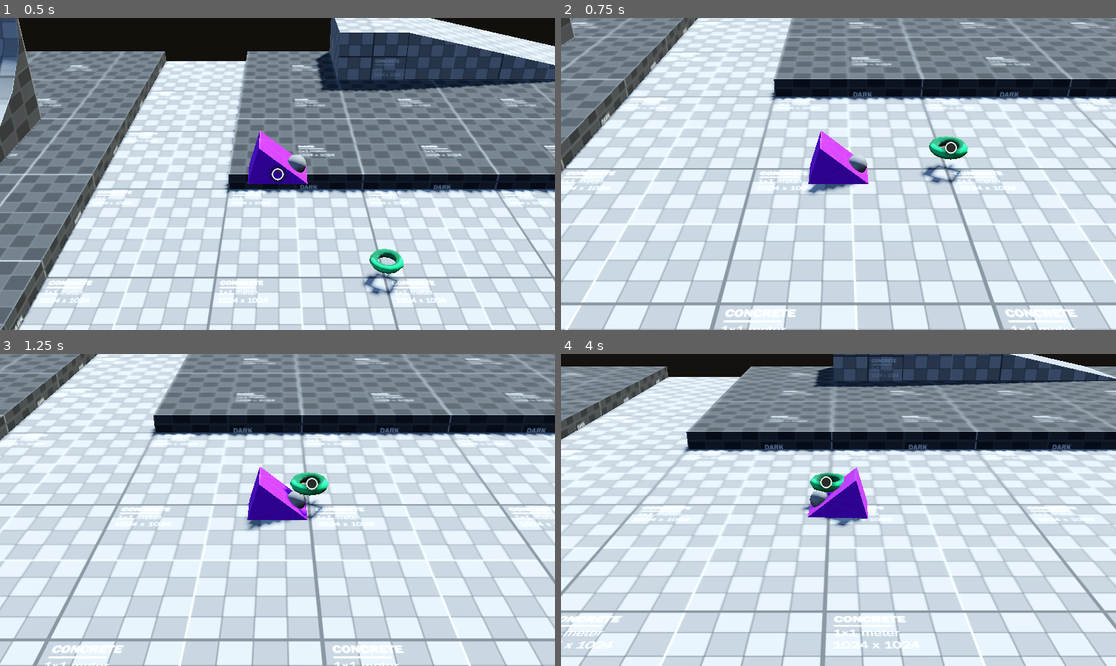
Above: before the commit, frames 1-4 (two rows, left to right).
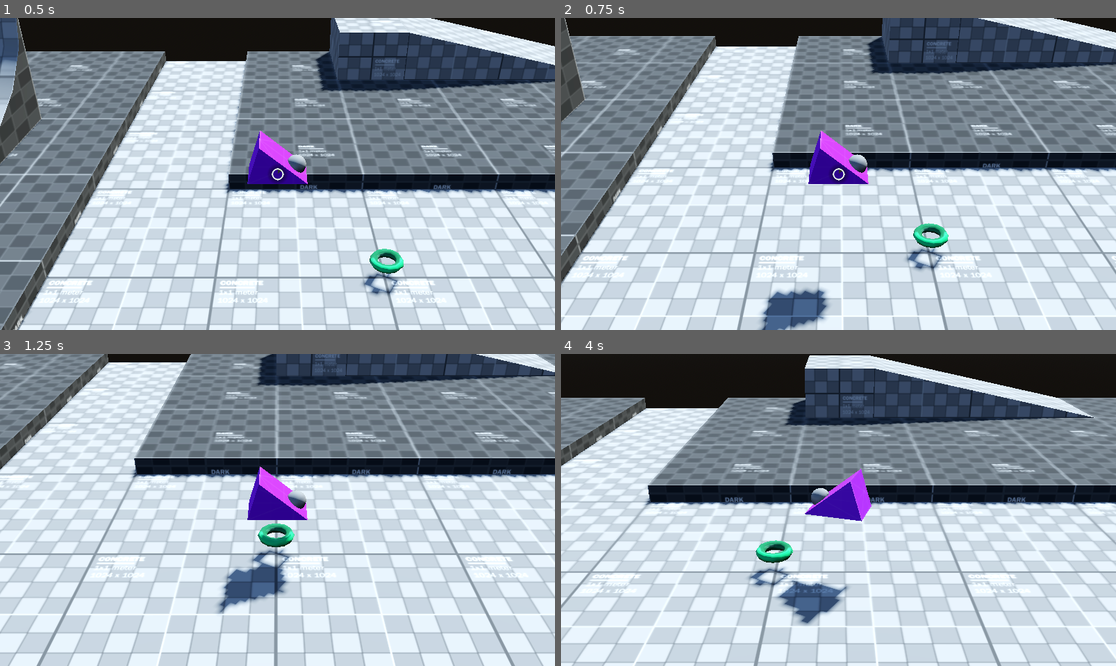
Above: after the commit, the same moments.

Repository: lithopsiouu/you-rat
Game: Godot game, scene res://Scenes/test/main test room.tscn
Same seed, same stepped clock (60 frames per second), same inputs: the game is played once before the commit and once after it.
Inputs (mouse positions are in pixels of both pictures, inside the frame that each line leads up to):
- Up to frame 1 (0.5 s): no input
- Up to frame 2 (0.75 s): tap Enter at 0.5 s; move the mouse to (960, 158) at 0.52 s; hold D (move_right) from 0.53 s (still down); tap Space (jump) at 0.6 s
- Up to frame 3 (1.25 s): keep holding D (move_right); tap Space (jump) at 0.77, 1.07 s
- Up to frame 4 (4 s): move the mouse to (727, 525) at 1.27 s; release D (move_right) at 1.28 s; hold S (move_backward) 1.28-2.03 s; click (727, 525) at 1.35 s; tap Space (jump) at 1.52, 1.55, 1.82, 2.3, 3.02, 3.05, 3.32, 3.77, 3.8 s; move the mouse to (894, 441) at 2.02 s; hold D (move_right) 2.03-2.78 s; tap Down (rotate_cam_down) at 2.1 s; move the mouse to (810, 572) at 2.77 s; hold W (move_forward) 2.78-3.53 s; tap Left (rotate_cam_left) at 2.85 s; move the mouse to (1005, 556) at 3.52 s; hold A (move_left) from 3.53 s (still down); tap Right (rotate_cam_right) at 3.6 s

Frame 1 is identical in both runs. In frame 2, 67% of the frame differs, in the area x 0-100%, y 0-100%; in frame 3, 59%; in frame 4, 64%.

Commit message:
add jumping and falling states
- added coyote time component
- updated component to include can_skip
- updated State to include can_skip

Diff:
--- a/Assets/Entities/rigidbody_player.tscn
+++ b/Assets/Entities/rigidbody_player.tscn
@@ -4,11 +4,13 @@
 [ext_resource type="Script" uid="uid://disy7vfpou6kx" path="res://Scripts/Interaction/player_input.gd" id="3_twv4y"]
 [ext_resource type="Script" uid="uid://q3q2nmv7strx" path="res://Scripts/Utility/rotate_to_velocity.gd" id="3_vghrk"]
 [ext_resource type="Script" uid="uid://cotfsu52ght42" path="res://Scripts/Interaction/interactor.gd" id="4_twv4y"]
+[ext_resource type="Script" uid="uid://ck1w8k4pcu6ou" path="res://Scripts/Utility/coyote_time.gd" id="4_y5fkf"]
 [ext_resource type="Script" uid="uid://ba8rfquaevxua" path="res://Scripts/Interaction/StateMachine/StateMachine.gd" id="7_51qsa"]
 [ext_resource type="Texture2D" uid="uid://b3sr0njonqdba" path="res://Assets/Materials/Textures/Dev/Editor Icon/trimolt__0002_player-copy.png" id="7_vghrk"]
 [ext_resource type="Script" uid="uid://utge17tu8aum" path="res://Scripts/Interaction/StateMachine/Character/idle.gd" id="8_vghrk"]
 [ext_resource type="Script" uid="uid://4au3baac81ma" path="res://Scripts/Interaction/StateMachine/Character/walking.gd" id="9_vghrk"]
 [ext_resource type="Script" uid="uid://01ga8bbfkunt" path="res://Scripts/Interaction/StateMachine/Character/falling.gd" id="10_1kggj"]
+[ext_resource type="Script" uid="uid://cggutx8t7paof" path="res://Scripts/Interaction/StateMachine/Character/jumping.gd" id="10_y5fkf"]
 
 [sub_resource type="SphereShape3D" id="SphereShape3D_b2tom"]
 radius = 0.05
@@ -32,6 +34,9 @@
 axis_lock_angular_x = true
 axis_lock_angular_y = true
 axis_lock_angular_z = true
+wall_min_slide_angle = 0.61086524
+floor_stop_on_slope = false
+floor_constant_speed = true
 platform_floor_layers = 3
 
 [node name="CollisionShape3D" type="CollisionShape3D" parent="." unique_id=398310535]
@@ -57,6 +62,11 @@
 script = ExtResource("3_vghrk")
 target = NodePath("../..")
 metadata/_custom_type_script = "uid://q3q2nmv7strx"
+
+[node name="CoyoteTime" type="Node" parent="Components" unique_id=1339682714 node_paths=PackedStringArray("target")]
+script = ExtResource("4_y5fkf")
+target = NodePath("../..")
+metadata/_custom_type_script = "uid://ck1w8k4pcu6ou"
 
 [node name="Interactor" type="Area3D" parent="." unique_id=1258362062 node_paths=PackedStringArray("player_input")]
 script = ExtResource("4_twv4y")
@@ -90,11 +100,20 @@
 body = NodePath("../..")
 input = NodePath("../../Components/PlayerInput")
 rotator = NodePath("../../Components/RotateToVelocity")
+move_speed = 1.5
 metadata/_custom_type_script = "uid://cvpyonm16wyst"
 
-[node name="Falling" type="Node" parent="StateMachine" unique_id=868240921 node_paths=PackedStringArray("body", "input", "rotator")]
+[node name="Falling" type="Node" parent="StateMachine" unique_id=868240921 node_paths=PackedStringArray("body", "input", "rotator", "coyote")]
 script = ExtResource("10_1kggj")
 body = NodePath("../..")
 input = NodePath("../../Components/PlayerInput")
 rotator = NodePath("../../Components/RotateToVelocity")
+coyote = NodePath("../../Components/CoyoteTime")
 metadata/_custom_type_script = "uid://01ga8bbfkunt"
+
+[node name="Jumping" type="Node" parent="StateMachine" unique_id=1236269333 node_paths=PackedStringArray("body", "input", "rotator")]
+script = ExtResource("10_y5fkf")
+body = NodePath("../..")
+input = NodePath("../../Components/PlayerInput")
+rotator = NodePath("../../Components/RotateToVelocity")
+metadata/_custom_type_script = "uid://cggutx8t7paof"
--- a/Scenes/test/main test room.tscn
+++ b/Scenes/test/main test room.tscn
@@ -34,6 +34,12 @@
 [sub_resource type="CylinderShape3D" id="CylinderShape3D_sckfr"]
 height = 0.25
 radius = 0.25
+
+[sub_resource type="BoxShape3D" id="BoxShape3D_q54yq"]
+size = Vector3(0.2, 1.8000001, 0.8)
+
+[sub_resource type="BoxShape3D" id="BoxShape3D_of0ke"]
+size = Vector3(0.2, 1.9, 2.8)
 
 [node name="Node3D" type="Node3D" unique_id=948944063]
 
@@ -151,3 +157,21 @@
 rotation_speed_x = 0.035
 gimbal_max_x = -35.0
 gimbal_min_x = -20.0
+
+[node name="ClimbArea" type="Area3D" parent="." unique_id=1955000311]
+transform = Transform3D(1, 0, 0, 0, 1, 0, 0, 0, 1, -2.6000001, 2.1000001, -3.5)
+collision_layer = 0
+
+[node name="CollisionShape3D" type="CollisionShape3D" parent="ClimbArea" unique_id=1012446527]
+transform = Transform3D(1, 0, 0, 0, 1, 0, 0, 0, 1, 0, -0.89999986, 0)
+shape = SubResource("BoxShape3D_q54yq")
+debug_color = Color(1.353256, 0.90830946, 0, 0.78431374)
+
+[node name="ClimbArea2" type="Area3D" parent="." unique_id=1774568551]
+transform = Transform3D(1, 0, 0, 0, 1, 0, 0, 0, 1, -2.6000001, 3.1000001, -3.5)
+collision_layer = 0
+
+[node name="CollisionShape3D" type="CollisionShape3D" parent="ClimbArea2" unique_id=536479988]
+transform = Transform3D(1, 0, 0, 0, 1, 0, 0, 0, 1, 0, -0.049999714, 1)
+shape = SubResource("BoxShape3D_of0ke")
+debug_color = Color(1.353256, 0.90830946, 0, 0.78431374)
--- a/Scripts/Interaction/StateMachine/Character/falling.gd
+++ b/Scripts/Interaction/StateMachine/Character/falling.gd
@@ -2,17 +2,28 @@
 
 ## State for falling
 
+@export_subgroup("Connections")
 @export var body: CharacterBody3D
 @export var input: PlayerInput
 @export var rotator: RotateToVelocity ## Node that rotates the [param body] to velocity.
-
+@export var coyote: CoyoteTime ## Node that tracks coyote time after leaving the ground.
 
 @export_subgroup("Falling Settings")
-@export var move_speed: float = 0.2 ## Speed at which the player moves in the air.
+@export var move_influence: float = 0.8 ## Speed at which the player moves in the air.
+@export var gravity_power: float = 12 ## Multiplies speed of when gravity takes effect
+
+var _can_jump: bool = false ## Value that determines ability to jump in the air.
+var _jump_pressed: bool = false ## Value changing to match [signal PlayerInput.jumping].
 
 func enter() -> void:
 	check_valid_node(body)
 	check_valid_node(input)
+	check_valid_node(rotator)
+	check_valid_node(coyote, true)
+
+	input.jumping.connect(_set_jump_pressed)
+	if coyote != null:
+		coyote.coyote_changed.connect(_set_can_jump)
 
 func physics_update(_delta: float) -> void:
 	var move_dir = input.move_dir
@@ -24,8 +35,10 @@
 
 		else:
 			state_machine.change_state("Idle")
+	elif _jump_pressed and _can_jump:
+		state_machine.change_state("Jumping")
 	else:
-		move(move_dir)
+		move(move_dir, _delta)
 
 		if _get_is_moving(move_dir):
 			rotator.rotate(_delta)
@@ -35,11 +48,30 @@
 func _get_is_moving(dir: Vector2) -> bool:
 	return abs(dir.length()) > 0.0
 
-## Sets [RigidBody3D.velocity] to [param dir] times [param speed] plus [code]gravity[/code].
-func move(dir: Vector2) -> void:
-	var move_vel: Vector3 = Vector3(dir.x, 0.0, dir.y) * move_speed
+
+## Sets [member RigidBody3D.velocity] to [param dir] times [param speed] plus [code]gravity[/code].
+func move(dir: Vector2, _delta: float) -> void:
+	var move_vel: Vector3 = Vector3(dir.x, 0.0, dir.y) * move_influence
 	var force: Vector3 = move_vel + body.get_gravity()
 
-	body.velocity = force
+	body.velocity = _move_vector(body.velocity, force, _delta)
 
 	body.move_and_slide()
+
+## Called when [param coyote] emits [signal CoyoteTime.coyote_changed].
+func _set_can_jump(value: bool) -> void:
+	_can_jump = value
+
+## Called when [param input] emits [signal PlayerInput.jumping].
+func _set_jump_pressed(value: bool) -> void:
+	_jump_pressed = value
+
+## Returns [param current] moved by [param speed] to [param target].
+func _move_vector(current: Vector3, target: Vector3, speed: float) -> Vector3:
+	var moved_vel: Vector3 = Vector3.ZERO
+
+	moved_vel.x = move_toward(current.x, target.x, speed * gravity_power)
+	moved_vel.y = move_toward(current.y, target.y, speed * gravity_power)
+	moved_vel.z = move_toward(current.z, target.z, speed * gravity_power)
+
+	return moved_vel
--- a/Scripts/Interaction/StateMachine/Character/idle.gd
+++ b/Scripts/Interaction/StateMachine/Character/idle.gd
@@ -2,6 +2,7 @@
 
 ## Idle state.
 
+@export_subgroup("Connections")
 @export var body: CharacterBody3D
 @export var input: PlayerInput
 
@@ -11,5 +12,7 @@
 
 
 func physics_update(_delta: float) -> void:
-	if abs(input.move_dir.length()) > 0.0:
+	if input.jumping_pressed:
+		state_machine.change_state("jumping")
+	elif abs(input.move_dir.length()) > 0.0:
 		state_machine.change_state("Walking")
--- a/Scripts/Interaction/StateMachine/Character/jumping.gd
+++ b/Scripts/Interaction/StateMachine/Character/jumping.gd
@@ -1,6 +1,56 @@
 class_name Jumping extends State
 
-## State for __
+## State for jumping.
 
+@export_subgroup("Connections")
 @export var body: CharacterBody3D
 @export var input: PlayerInput
+@export var rotator: RotateToVelocity ## Node that rotates the [param body] to velocity.
+
+@export_subgroup("Jumping Settings")
+@export var jump_strength: float = 3.0 ## Strength with which the body jumps.
+@export var move_influence: float = 1.2 ## Speed at which the player moves in the air.
+@export var jump_decay: float = 11 ## Speed at which the jump decays at.
+
+var _ignore_floor_time: float = 0.1 ## Time to ignore [method CharacterBody3D.is_on_floor] for.
+var _floor_ignored: bool = true
+
+func _ready() -> void:
+	check_valid_node(body)
+	check_valid_node(input)
+	check_valid_node(rotator)
+
+func enter() -> void:
+	_floor_ignored = true
+	body.velocity.y = jump_strength
+	#get_tree().create_timer(_ignore_floor_time).timeout.connect(_unignore_floor)
+
+func physics_update(_delta: float) -> void:
+
+	if body.is_on_floor() and _floor_ignored == false:
+
+		if input.move_dir.length() > 0.0:
+			state_machine.change_state("Walking")
+
+		else:
+			state_machine.change_state("Idle")
+
+	elif body.velocity.y < 0.0:
+		state_machine.change_state("Falling")
+
+	else:
+		move(input.move_dir, _delta)
+
+
+## Sets [RigidBody3D.velocity] to [param dir] times [param speed] plus [code]gravity[/code].
+func move(dir: Vector2, _delta: float) -> void:
+	var move_vel: Vector3 = Vector3(dir.x, 0.0, dir.y) * move_influence
+	var force: Vector3 = move_vel + body.get_gravity()
+
+	body.velocity = Vector3(force.x, move_toward(body.velocity.y, force.y, _delta * jump_decay), force.z)
+
+	body.move_and_slide()
+	print(body.velocity.y)
+
+func _unignore_floor() -> void:
+	_floor_ignored = false
--- a/Scripts/Interaction/StateMachine/Character/walking.gd
+++ b/Scripts/Interaction/StateMachine/Character/walking.gd
@@ -1,12 +1,13 @@
 class_name Walking extends State
 ## State for walking
 
+@export_subgroup("Connections")
 @export var body: CharacterBody3D ## Node to control.
 @export var input: PlayerInput ## Node that sends player input.
 @export var rotator: RotateToVelocity ## Node that rotates the [param body] to velocity.
 
 @export_subgroup("Walking Settings")
-@export var move_speed: float = 0.8 ## Speed at which the player moves.
+@export var move_speed: float = 0.8 ## Speed at which the body moves.
 
 func enter() -> void:
 	check_valid_node(body)
@@ -16,7 +17,10 @@
 	var move_dir = input.move_dir
 	rotator.rotate(_delta)
 
-	if abs(move_dir.length()) == 0.0:
+	if input.jumping_pressed:
+		state_machine.change_state("Jumping")
+
+	elif abs(move_dir.length()) == 0.0:
 		state_machine.change_state("Idle")
 
 	elif body.is_on_floor():
--- a/Scripts/Interaction/StateMachine/State.gd
+++ b/Scripts/Interaction/StateMachine/State.gd
@@ -20,8 +20,11 @@
 func physics_update(_delta: float) -> void:
 	pass
 
-## Checks if [param node] passed is valid and if not, disables the [State].
-func check_valid_node(node: Variant) -> void:
+## Checks if [param node] passed is valid and if not, disables the [State].[br]
+## If [param can_skip] is [code]true[/code], this will only print an [b]error[/b].
+func check_valid_node(node: Variant, can_skip: bool = false) -> void:
 	if node == null:
 		printerr(self, "| node not found!")
-		process_mode = Node.PROCESS_MODE_DISABLED
+
+		if can_skip == false:
+			process_mode = Node.PROCESS_MODE_DISABLED
--- a/Scripts/Interaction/player_input.gd
+++ b/Scripts/Interaction/player_input.gd
@@ -6,6 +6,7 @@
 signal interaction_down
 signal interaction_released
 signal jumping
+var jumping_pressed: bool = false
 @export_category("Settings")
 @export var move_relative_to_camera: bool = true
 @export var invert_cam_x: bool = true
@@ -31,8 +32,10 @@
 
 	if Input.is_action_just_pressed("jump"):
 		jumping.emit(true)
+		jumping_pressed = true
 	elif Input.is_action_just_released("jump"):
 		jumping.emit(false)
+		jumping_pressed = false
 
 	if Input.is_action_just_pressed("interact"):
 		interaction_down.emit(true)
--- /dev/null
+++ b/Scripts/Utility/component.gd
@@ -0,0 +1,14 @@
+class_name Component extends Node
+
+## Allows for easy setup and verification of simple [Component] nodes.
+
+@export var target: Node ## [Node] used for [Component] inheritors.
+
+## Verifies if [param node] is not [code]null[/code].[br]
+## If [param can_skip] is [code]true[/code], this will only print an [b]error[/b].
+func _is_target_null(node: Variant, can_skip: bool = false) -> void:
+	if node == null:
+		printerr(self, "No target found.")
+
+		if can_skip == false:
+			process_mode = Node.PROCESS_MODE_DISABLED
--- /dev/null
+++ b/Scripts/Utility/coyote_time.gd
@@ -0,0 +1,30 @@
+class_name CoyoteTime extends Component
+
+## Tracks [param time] after [method CharacterBody3D.is_on_floor] returns [code]false[/code].
+
+@export_subgroup("Coyote Settings")
+@export var coyote_time: float = 0.2 ## Time that [param coyote] is [code]true[/code] for after [method CharacterBody3D.is_on_floor] returns false.
+var coyote: bool = false ## Changes value when the [Timer] is started or emits [signal Timer.timeout].
+var _on_floor_diff: bool = false ## Set to last tick value of [method CharacterBody3D.is_on_floor]
+
+signal coyote_changed ## Returns value of [param coyote] when it changes.
+
+func _physics_process(delta: float) -> void:
+	if target.is_on_floor() != _on_floor_diff:
+		if _on_floor_diff:
+			_start_coyote() # start coyote when leaving the ground ONLY
+		else:
+			_set_coyote(false)
+
+	_on_floor_diff = target.is_on_floor()
+
+## Calls [method CoyoteTime._set_coyote] and starts a [b]one-shot[/b] [Timer] with a length of [param coyote_time].
+func _start_coyote():
+	_set_coyote(true)
+	await get_tree().create_timer(coyote_time).timeout
+	_set_coyote(false)
+
+## Sets [param coyote] and emits [signal coyote_changed].
+func _set_coyote(value: bool) -> void:
+	coyote = value
+	coyote_changed.emit(coyote)
--- a/Scripts/component.gd
+++ /dev/null
@@ -1,9 +0,0 @@
-class_name Component extends Node
-
-@export var target: Node
-
-func _is_target_null(node) -> void:
-	if node == null:
-		printerr(self, "No target found.")
-
-		process_mode = Node.PROCESS_MODE_DISABLED
--- a/project.godot
+++ b/project.godot
@@ -99,7 +99,9 @@
 3d_physics/layer_1="Generic"
 3d_physics/layer_2="Ground"
 3d_physics/layer_3="Wall"
+3d_physics/layer_4="Climbable"
 3d_physics/layer_5="Player"
+3d_physics/layer_6="NPC"
 3d_physics/layer_9="Interactable"
 3d_physics/layer_10="Interactor"
 3d_physics/layer_13="Hitbox"
Renamed: Scripts/component.gd.uid -> Scripts/Utility/component.gd.uid
Not shown, added: Scripts/Utility/coyote_time.gd.uid
